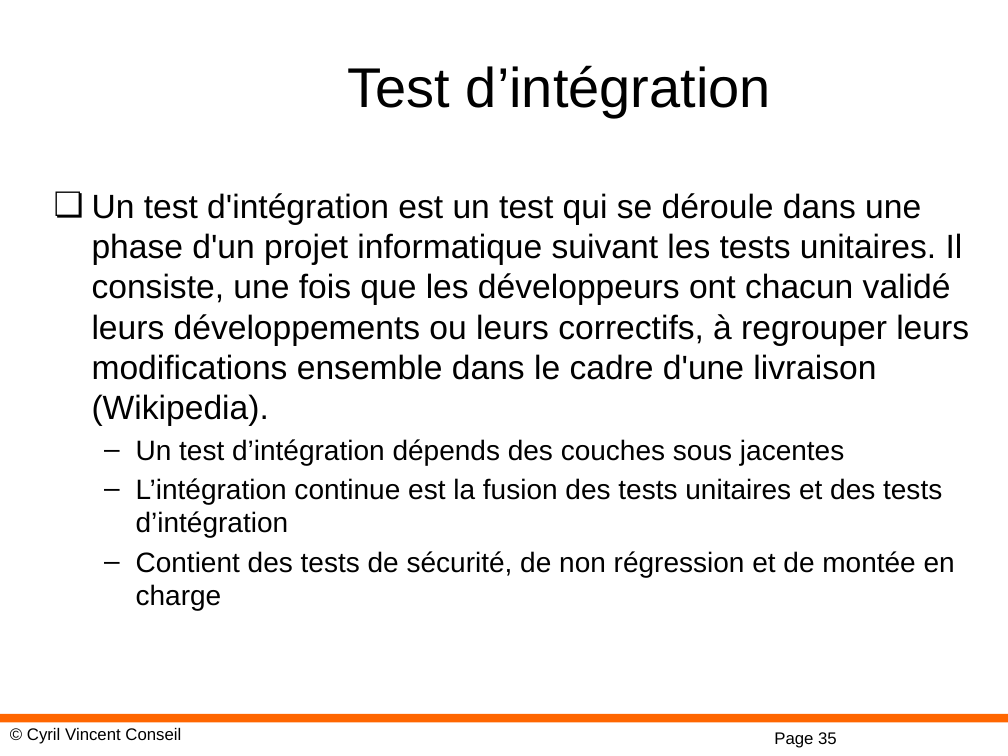
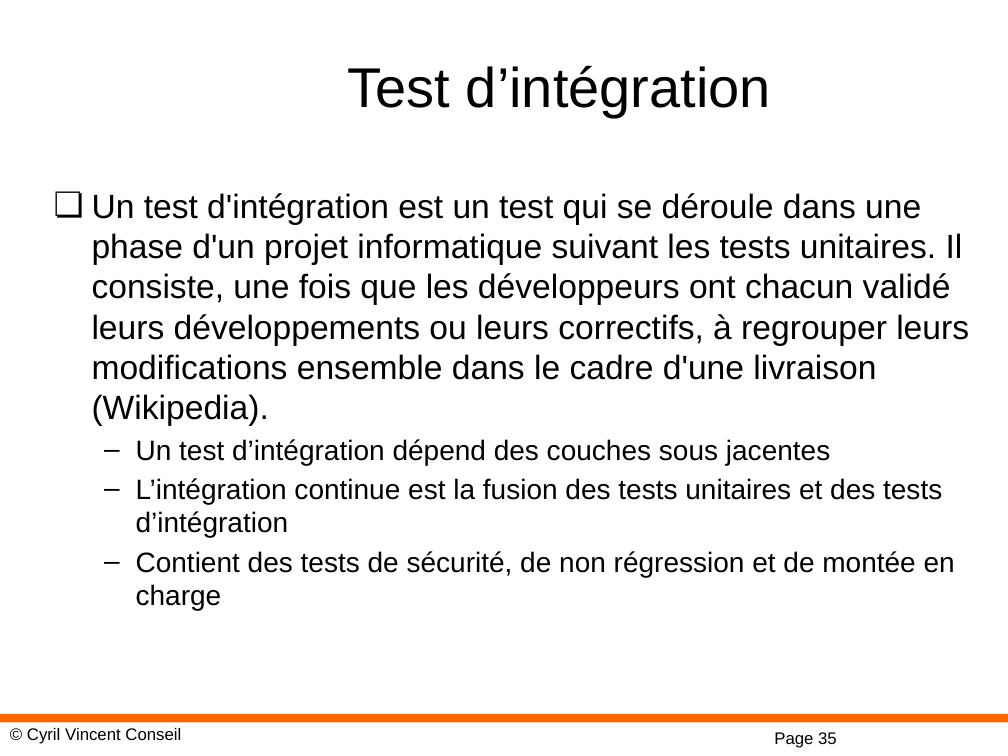
Before and after one commit to cyrilvincent/FormationNET, a slide deck: slide 35 of PPT/dotNet12-TDD.pptx. Drawn at 1008x756 pixels with LibreOffice and Linux fonts; fonts in the diff are those of the drawing; background and template pictures are left out. Boxes give left, top, right and bottom in pixels: in the first picture for what was removed or moved away, otherwise in the second. Text is boxed around its words. In the diff, an @@ line names an element or a change of style, - is before the commit and + after.

Commit message:
ardeje

```diff
--- a/PPT/dotNet12-TDD.pptx
+++ b/PPT/dotNet12-TDD.pptx
@@ text at (136, 439, 830, 465): text changed @@
-  – Un test d’intégration dépends des couches sous jacentes
+  – Un test d’intégration dépend des couches sous jacentes
```
